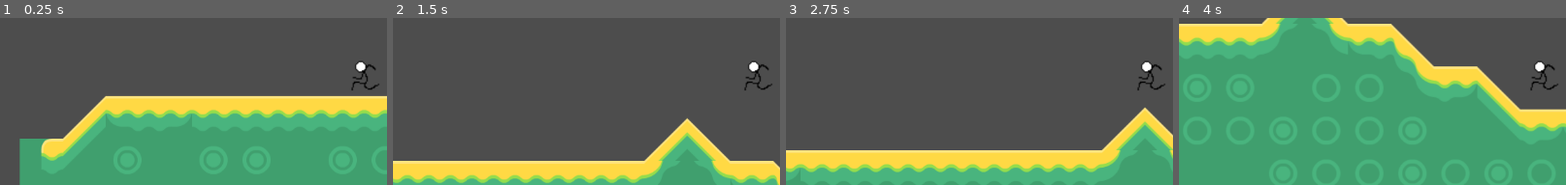
Above: before the commit, frames 1-4 (left to right).
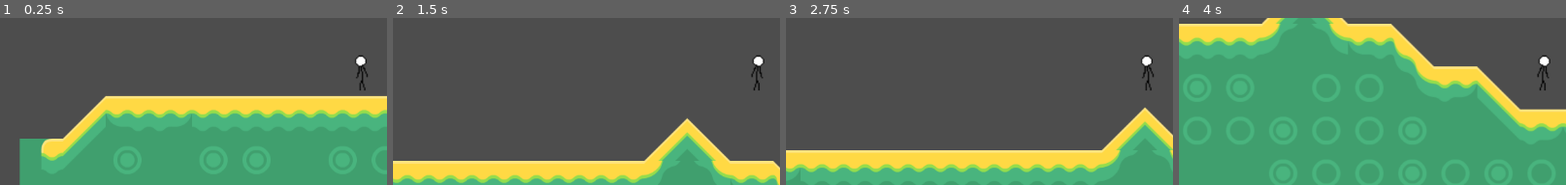
Above: after the commit, the same moments.

Repository: GabiRP/et_game2d
Game: Godot game, scene res://Scenes/World/World.tscn
Two runs of this game, one before a commit and one after it. Both use one fixed random seed, a clock stepped at 60 frames per second and the inputs below.
Inputs (mouse positions are % of the whole screen's width and height, from its top left):
- Up to frame 1 (0.25 s): no input
- Up to frame 2 (1.5 s): move the mouse to (72, 29) at 0.52 s; hold Shift (sprint) 0.53-1.28 s; hold D (right) from 0.53 s (still down); tap W (up) at 0.77, 0.8, 1.07, 1.35 s; move the mouse to (30, 42) at 1.27 s
- Up to frame 3 (2.75 s): tap W (up) at 1.52, 1.82, 2.3 s; tap Shift (sprint) at 1.55 s; move the mouse to (60, 7) at 2.02 s; release D (right) at 2.03 s; hold A (left) from 2.03 s (still down); hold Shift (sprint) from 2.03 s (still down)
- Up to frame 4 (4 s): move the mouse to (45, 61) at 2.77 s; release A (left) at 2.78 s; release Shift (sprint) at 2.78 s; hold D (right) from 2.78 s (still down); tap Shift (sprint) at 2.85 s; tap W (up) at 3.02, 3.32, 3.6, 3.77 s; move the mouse to (80, 55) at 3.52 s
The pictures show only the part of the screen within x 3-53%, y 19-69%; the shares and areas given below are measured in that part.

The runs differ from the first frame. In frame 1, 0.5% of the frame differs, in the area x 90-98%, y 22-44%; in frame 2, 0.5%; in frame 3, 0.5%; in frame 4, 0.5%.

Commit message:
animations 2

Diff:
--- /dev/null
+++ b/Scenes/Player/Animations/player_run_blendspace.tres
@@ -0,0 +1,24 @@
+[gd_resource type="AnimationNodeBlendSpace2D" load_steps=5 format=3 uid="uid://bh7jsulqt3w10"]
+
+[sub_resource type="AnimationNodeAnimation" id="AnimationNodeAnimation_xpcdj"]
+animation = &"run_left"
+
+[sub_resource type="AnimationNodeAnimation" id="AnimationNodeAnimation_mtuoh"]
+animation = &"run_right"
+
+[sub_resource type="AnimationNodeAnimation" id="AnimationNodeAnimation_htcer"]
+animation = &"run_left"
+
+[sub_resource type="AnimationNodeAnimation" id="AnimationNodeAnimation_dd0ac"]
+animation = &"run_right"
+
+[resource]
+blend_point_0/node = SubResource("AnimationNodeAnimation_xpcdj")
+blend_point_0/pos = Vector2(-1, 1)
+blend_point_1/node = SubResource("AnimationNodeAnimation_mtuoh")
+blend_point_1/pos = Vector2(1, 1)
+blend_point_2/node = SubResource("AnimationNodeAnimation_htcer")
+blend_point_2/pos = Vector2(-1, -1)
+blend_point_3/node = SubResource("AnimationNodeAnimation_dd0ac")
+blend_point_3/pos = Vector2(1, -1)
+blend_mode = 1
--- /dev/null
+++ b/Scenes/Player/Animations/player_tree.tres
@@ -0,0 +1,73 @@
+[gd_resource type="AnimationNodeStateMachine" load_steps=16 format=3 uid="uid://cmjvnraxxnvw6"]
+
+[sub_resource type="AnimationNodeAnimation" id="AnimationNodeAnimation_y8yyw"]
+animation = &"idle_left"
+
+[sub_resource type="AnimationNodeAnimation" id="AnimationNodeAnimation_0a1tp"]
+animation = &"idle_right"
+
+[sub_resource type="AnimationNodeBlendSpace1D" id="AnimationNodeBlendSpace1D_owih0"]
+blend_point_0/node = SubResource("AnimationNodeAnimation_y8yyw")
+blend_point_0/pos = -0.1
+blend_point_1/node = SubResource("AnimationNodeAnimation_0a1tp")
+blend_point_1/pos = 0.1
+
+[sub_resource type="AnimationNodeAnimation" id="AnimationNodeAnimation_85aqf"]
+animation = &"jump_left"
+
+[sub_resource type="AnimationNodeAnimation" id="AnimationNodeAnimation_51nyx"]
+animation = &"jump_right"
+
+[sub_resource type="AnimationNodeBlendSpace1D" id="AnimationNodeBlendSpace1D_nb3ak"]
+blend_point_0/node = SubResource("AnimationNodeAnimation_85aqf")
+blend_point_0/pos = -0.1
+blend_point_1/node = SubResource("AnimationNodeAnimation_51nyx")
+blend_point_1/pos = 0.1
+
+[sub_resource type="AnimationNodeAnimation" id="AnimationNodeAnimation_iw2ou"]
+animation = &"run_left"
+
+[sub_resource type="AnimationNodeAnimation" id="AnimationNodeAnimation_dqirt"]
+animation = &"run_right"
+
+[sub_resource type="AnimationNodeBlendSpace1D" id="AnimationNodeBlendSpace1D_uu5xd"]
+blend_point_0/node = SubResource("AnimationNodeAnimation_iw2ou")
+blend_point_0/pos = -0.1
+blend_point_1/node = SubResource("AnimationNodeAnimation_dqirt")
+blend_point_1/pos = 0.1
+blend_mode = 1
+
+[sub_resource type="AnimationNodeStateMachineTransition" id="AnimationNodeStateMachineTransition_85aqf"]
+advance_mode = 2
+
+[sub_resource type="AnimationNodeStateMachineTransition" id="AnimationNodeStateMachineTransition_51nyx"]
+advance_mode = 2
+advance_expression = "velocity.x"
+
+[sub_resource type="AnimationNodeStateMachineTransition" id="AnimationNodeStateMachineTransition_nb3ak"]
+advance_mode = 2
+advance_expression = "!velocity.x"
+
+[sub_resource type="AnimationNodeStateMachineTransition" id="AnimationNodeStateMachineTransition_iw2ou"]
+advance_mode = 2
+advance_expression = "!velocity.y"
+
+[sub_resource type="AnimationNodeStateMachineTransition" id="AnimationNodeStateMachineTransition_dqirt"]
+advance_mode = 2
+advance_expression = "velocity.y"
+
+[sub_resource type="AnimationNodeStateMachineTransition" id="AnimationNodeStateMachineTransition_uu5xd"]
+advance_mode = 2
+advance_expression = "velocity.y"
+
+[resource]
+states/End/position = Vector2(894, 99)
+states/IdleDirection/node = SubResource("AnimationNodeBlendSpace1D_owih0")
+states/IdleDirection/position = Vector2(499, 86)
+states/Jump/node = SubResource("AnimationNodeBlendSpace1D_nb3ak")
+states/Jump/position = Vector2(773, 184)
+states/Start/position = Vector2(499, 5)
+states/WalkDirection/node = SubResource("AnimationNodeBlendSpace1D_uu5xd")
+states/WalkDirection/position = Vector2(499, 184)
+transitions = ["Start", "IdleDirection", SubResource("AnimationNodeStateMachineTransition_85aqf"), "IdleDirection", "WalkDirection", SubResource("AnimationNodeStateMachineTransition_51nyx"), "WalkDirection", "IdleDirection", SubResource("AnimationNodeStateMachineTransition_nb3ak"), "Jump", "IdleDirection", SubResource("AnimationNodeStateMachineTransition_iw2ou"), "IdleDirection", "Jump", SubResource("AnimationNodeStateMachineTransition_dqirt"), "WalkDirection", "Jump", SubResource("AnimationNodeStateMachineTransition_uu5xd")]
+graph_offset = Vector2(-43, -14)
--- a/Scenes/Player/player.gd
+++ b/Scenes/Player/player.gd
@@ -8,11 +8,7 @@
 var aim_position : Vector2 = Vector2(1, 0)
 
 var alive: bool = true
-
-func _unhandled_input(event: InputEvent) -> void:
-	if event is InputEventMouseMotion:
-		var half_viewport = get_viewport_rect().size / 2.0
-		aim_position = (event.position - half_viewport)
+var running: bool = false
 
 func _physics_process(delta: float) -> void:
 	# Add the gravity.
@@ -27,11 +23,14 @@
 	# As good practice, you should replace UI actions with custom gameplay actions.
 	var direction := Input.get_axis("left", "right")
 	var speed: float = SPEED
+	running = false
 	if Input.is_action_pressed("sprint"):
+		running = true
 		speed = SPRINT_SPEED
 	if direction:
 		velocity.x = direction * speed
 	else:
 		velocity.x = move_toward(velocity.x, 0, speed)
 
+	aim_position = velocity.normalized()
 	move_and_slide()
--- a/Scenes/Player/player.tscn
+++ b/Scenes/Player/player.tscn
@@ -1,34 +1,61 @@
-[gd_scene load_steps=17 format=3 uid="uid://dbcroju10xnqn"]
+[gd_scene load_steps=16 format=3 uid="uid://dbcroju10xnqn"]
 
 [ext_resource type="Script" uid="uid://bptm8857d86v3" path="res://Scenes/Player/player.gd" id="1_uvnfx"]
 [ext_resource type="Texture2D" uid="uid://crpl4t85nwmal" path="res://Scenes/Player/Sprites/spritesheet.png" id="2_a3d8c"]
 [ext_resource type="Script" uid="uid://i5ixx65m5jp7" path="res://Scenes/Player/playeranimation.gd" id="3_xpcdj"]
+[ext_resource type="AnimationNodeStateMachine" uid="uid://cmjvnraxxnvw6" path="res://Scenes/Player/Animations/player_tree.tres" id="4_mtuoh"]
 
 [sub_resource type="RectangleShape2D" id="RectangleShape2D_xf6vi"]
 size = Vector2(21, 29)
 
-[sub_resource type="AnimationNodeAnimation" id="AnimationNodeAnimation_xpcdj"]
-animation = &"run_left"
+[sub_resource type="Animation" id="Animation_jlvik"]
+length = 0.001
+tracks/0/type = "value"
+tracks/0/imported = false
+tracks/0/enabled = true
+tracks/0/path = NodePath("Sprite2D:frame")
+tracks/0/interp = 1
+tracks/0/loop_wrap = true
+tracks/0/keys = {
+"times": PackedFloat32Array(0),
+"transitions": PackedFloat32Array(1),
+"update": 1,
+"values": [4]
+}
 
-[sub_resource type="AnimationNodeAnimation" id="AnimationNodeAnimation_mtuoh"]
-animation = &"run_right"
+[sub_resource type="Animation" id="Animation_htcer"]
+resource_name = "jump_left"
+length = 0.1
+loop_mode = 1
+tracks/0/type = "value"
+tracks/0/imported = false
+tracks/0/enabled = true
+tracks/0/path = NodePath("Sprite2D:frame")
+tracks/0/interp = 1
+tracks/0/loop_wrap = true
+tracks/0/keys = {
+"times": PackedFloat32Array(0),
+"transitions": PackedFloat32Array(1),
+"update": 1,
+"values": [2]
+}
 
-[sub_resource type="AnimationNodeAnimation" id="AnimationNodeAnimation_htcer"]
-animation = &"run_left"
-
-[sub_resource type="AnimationNodeAnimation" id="AnimationNodeAnimation_dd0ac"]
-animation = &"run_right"
-
-[sub_resource type="AnimationNodeBlendSpace2D" id="AnimationNodeBlendSpace2D_htcer"]
-blend_point_0/node = SubResource("AnimationNodeAnimation_xpcdj")
-blend_point_0/pos = Vector2(-1, 1)
-blend_point_1/node = SubResource("AnimationNodeAnimation_mtuoh")
-blend_point_1/pos = Vector2(1, 1)
-blend_point_2/node = SubResource("AnimationNodeAnimation_htcer")
-blend_point_2/pos = Vector2(-1, -1)
-blend_point_3/node = SubResource("AnimationNodeAnimation_dd0ac")
-blend_point_3/pos = Vector2(1, -1)
-blend_mode = 1
+[sub_resource type="Animation" id="Animation_dd0ac"]
+resource_name = "jump_right"
+length = 0.1
+loop_mode = 1
+tracks/0/type = "value"
+tracks/0/imported = false
+tracks/0/enabled = true
+tracks/0/path = NodePath("Sprite2D:frame")
+tracks/0/interp = 1
+tracks/0/loop_wrap = true
+tracks/0/keys = {
+"times": PackedFloat32Array(0),
+"transitions": PackedFloat32Array(1),
+"update": 1,
+"values": [1]
+}
 
 [sub_resource type="Animation" id="Animation_xpcdj"]
 resource_name = "run_left"
@@ -49,6 +76,8 @@
 
 [sub_resource type="Animation" id="Animation_mtuoh"]
 resource_name = "run_right"
+length = 0.1
+loop_mode = 1
 tracks/0/type = "value"
 tracks/0/imported = false
 tracks/0/enabled = true
@@ -62,38 +91,10 @@
 "values": [3]
 }
 
-[sub_resource type="Animation" id="Animation_htcer"]
-resource_name = "jump_left"
-tracks/0/type = "value"
-tracks/0/imported = false
-tracks/0/enabled = true
-tracks/0/path = NodePath("Sprite2D:frame")
-tracks/0/interp = 1
-tracks/0/loop_wrap = true
-tracks/0/keys = {
-"times": PackedFloat32Array(0),
-"transitions": PackedFloat32Array(1),
-"update": 1,
-"values": [2]
-}
-
-[sub_resource type="Animation" id="Animation_dd0ac"]
-resource_name = "jump_right"
-tracks/0/type = "value"
-tracks/0/imported = false
-tracks/0/enabled = true
-tracks/0/path = NodePath("Sprite2D:frame")
-tracks/0/interp = 1
-tracks/0/loop_wrap = true
-tracks/0/keys = {
-"times": PackedFloat32Array(0),
-"transitions": PackedFloat32Array(1),
-"update": 1,
-"values": [1]
-}
-
 [sub_resource type="Animation" id="Animation_0u5uq"]
-resource_name = "idle"
+resource_name = "idle_right"
+length = 0.1
+loop_mode = 1
 tracks/0/type = "value"
 tracks/0/imported = false
 tracks/0/enabled = true
@@ -107,8 +108,9 @@
 "values": [0]
 }
 
-[sub_resource type="Animation" id="Animation_jlvik"]
-length = 0.001
+[sub_resource type="Animation" id="Animation_gk6dx"]
+resource_name = "idle_left"
+length = 0.1
 tracks/0/type = "value"
 tracks/0/imported = false
 tracks/0/enabled = true
@@ -119,18 +121,30 @@
 "times": PackedFloat32Array(0),
 "transitions": PackedFloat32Array(1),
 "update": 1,
-"values": [4]
+"values": [7]
 }
 
 [sub_resource type="AnimationLibrary" id="AnimationLibrary_gk6dx"]
 _data = {
 &"RESET": SubResource("Animation_jlvik"),
-&"idle": SubResource("Animation_0u5uq"),
+&"idle_left": SubResource("Animation_gk6dx"),
+&"idle_right": SubResource("Animation_0u5uq"),
 &"jump_left": SubResource("Animation_htcer"),
 &"jump_right": SubResource("Animation_dd0ac"),
 &"run_left": SubResource("Animation_xpcdj"),
 &"run_right": SubResource("Animation_mtuoh")
 }
+
+[sub_resource type="AnimationNodeTimeScale" id="AnimationNodeTimeScale_htcer"]
+
+[sub_resource type="AnimationNodeBlendTree" id="AnimationNodeBlendTree_dd0ac"]
+graph_offset = Vector2(-262.106, 62.341)
+nodes/AnimationNodeStateMachine/node = ExtResource("4_mtuoh")
+nodes/AnimationNodeStateMachine/position = Vector2(-40, 100)
+nodes/TimeScale/node = SubResource("AnimationNodeTimeScale_htcer")
+nodes/TimeScale/position = Vector2(300, 80)
+nodes/output/position = Vector2(460, 100)
+node_connections = [&"TimeScale", 0, &"AnimationNodeStateMachine", &"output", 0, &"TimeScale"]
 
 [node name="Player" type="CharacterBody2D"]
 script = ExtResource("1_uvnfx")
@@ -140,11 +154,6 @@
 
 [node name="Camera2D" type="Camera2D" parent="."]
 
-[node name="AnimationTree" type="AnimationTree" parent="."]
-tree_root = SubResource("AnimationNodeBlendSpace2D_htcer")
-anim_player = NodePath("../AnimationPlayer")
-parameters/blend_position = Vector2(-0.00347221, 0.015873)
-
 [node name="AnimationPlayer" type="AnimationPlayer" parent="."]
 libraries = {
 &"": SubResource("AnimationLibrary_gk6dx")
@@ -153,10 +162,19 @@
 [node name="Sprite2D" type="Sprite2D" parent="."]
 position = Vector2(-1, 0)
 texture = ExtResource("2_a3d8c")
-hframes = 7
+hframes = 8
 frame = 4
 
-[node name="Node" type="Node" parent="." node_paths=PackedStringArray("animation_tree", "sprite")]
+[node name="Animation" type="Node" parent="." node_paths=PackedStringArray("animation_tree", "sprite")]
 script = ExtResource("3_xpcdj")
 animation_tree = NodePath("../AnimationTree")
 sprite = NodePath("../Sprite2D")
+
+[node name="AnimationTree" type="AnimationTree" parent="."]
+tree_root = SubResource("AnimationNodeBlendTree_dd0ac")
+advance_expression_base_node = NodePath("..")
+anim_player = NodePath("../AnimationPlayer")
+parameters/AnimationNodeStateMachine/IdleDirection/blend_position = 0
+parameters/AnimationNodeStateMachine/Jump/blend_position = 0
+parameters/AnimationNodeStateMachine/WalkDirection/blend_position = -0.135408
+parameters/TimeScale/scale = 1.0
--- a/Scenes/Player/playeranimation.gd
+++ b/Scenes/Player/playeranimation.gd
@@ -4,6 +4,8 @@
 @export var sprite : Sprite2D
 
 @onready var player : Player = get_owner()
+
+var last_facing_dir: Vector2 = Vector2(0,-1)
 
 func _ready():
 	# The animation tree is inactive while outside of gameplay.
@@ -15,19 +17,15 @@
 	if !player.alive:
 		animation_tree.active = false
 		return
+	var idle = !player.velocity
+	if !idle:
+		last_facing_dir = player.aim_position
 
-	var velocity = player.velocity
-
+	var time_scale: float = 1
+	last_facing_dir = player.aim_position
 	#TODO: Replace this with a nested AnimationTree/AnimationStateMachine
 
-	if velocity:
-		var time_scale = 1
-
-		if sign(player.aim_position.x) != sign(player.velocity.x):
-			time_scale = -1
-
-		animation_tree.set("parameters/TimeScale/scale", time_scale)
-		animation_tree.set("parameters/WalkDirection/blend_position", sign(player.aim_position.x))
-	else:
-		animation_tree.set("parameters/TimeScale/scale", 1)
-		animation_tree.set("parameters/WalkDirection/blend_position", 0)
+	animation_tree.set("parameters/TimeScale/scale", time_scale)
+	animation_tree.set("parameters/AnimationNodeStateMachine/WalkDirection/blend_position", sign(last_facing_dir.x))
+	animation_tree.set("parameters/AnimationNodeStateMachine/IdleDirection/blend_position", sign(last_facing_dir.x))
+	animation_tree.set("parameters/AnimationNodeStateMachine/Jump/blend_position", sign(last_facing_dir.x))
Binary file changed: Scenes/Player/Sprites/spritesheet.png
Not shown, added: export_presets.cfg
